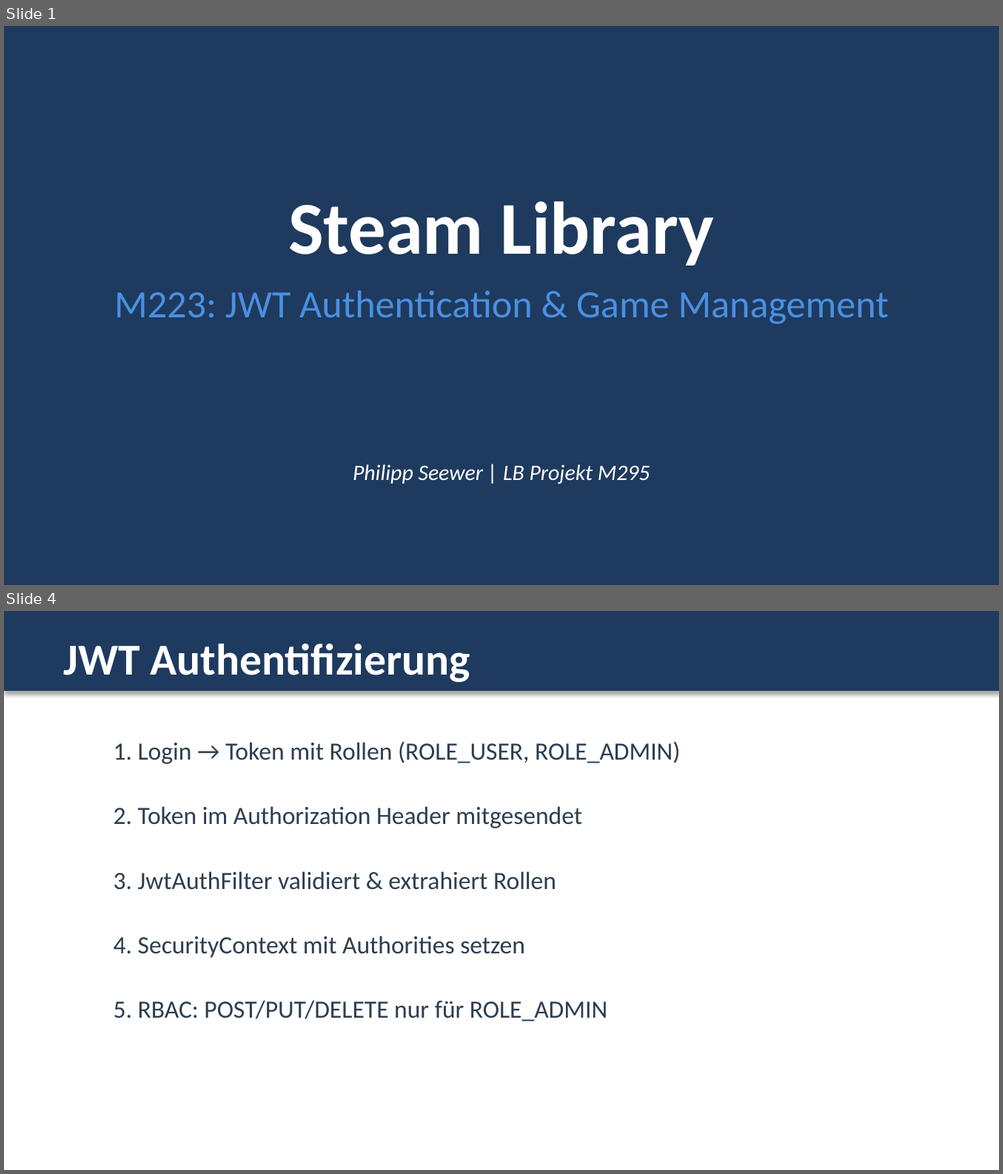
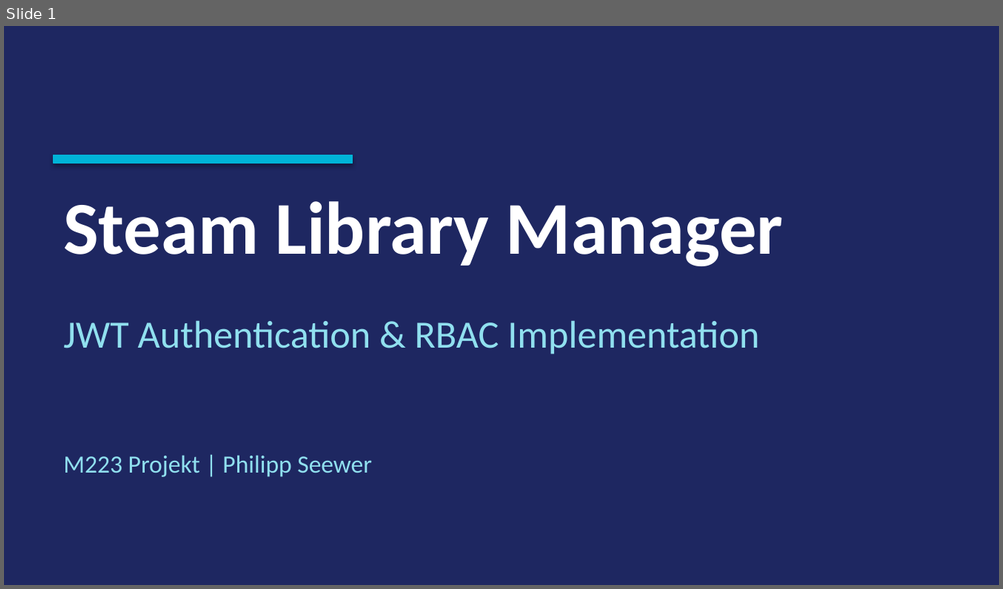
Before and after one commit to Pipo0911/LB-Projekt-M223_Philipp-Seewer, a slide deck: M223_Presentation.pptx. Shown one above the other, each under a label of ours: slides 1 and 4 before the commit, slide 1 after it; the slides between them are not shown. The pictures are 1003x1174 and 1003x589 pixels, drawn with LibreOffice and Linux fonts; fonts in the diff are those of the drawing. Boxes give left, top, right and bottom in pixels: in the first picture for what was removed or moved away, otherwise in the second. Text is boxed around its words. In the diff, an @@ line names an element or a change of style, - is before the commit and + after.

```diff
--- a/M223_Presentation.pptx
+++ b/M223_Presentation.pptx
@@ slide 4 removed at [4, 611, 999, 1170], background #FFFFFF @@
@@ rectangle removed at [4, 611, 999, 691] @@
@@ text removed at [63, 644, 470, 682] @@
-JWT Authentifizierung
@@ text removed at [114, 741, 680, 764] @@
-1. Login → Token mit Rollen (ROLE_USER, ROLE_ADMIN)
@@ text removed at [114, 806, 582, 829] @@
-2. Token im Authorization Header mitgesendet
@@ text removed at [114, 871, 556, 890] @@
-3. JwtAuthFilter validiert & extrahiert Rollen
@@ text removed at [114, 936, 525, 958] @@
-4. SecurityContext mit Authorities setzen
@@ text removed at [114, 1000, 607, 1022] @@
-5. RBAC: POST/PUT/DELETE nur für ROLE_ADMIN
@@ slide 1 changed as well @@
@@ background #1E3A5F to #1E2761 @@
@@ rectangle added at [54, 156, 352, 163], fill #00B4D8, outline #00B4D8 0.75 pt @@
@@ text at [63, 201, 783, 266]: text changed @@
-Steam Library
+Steam Library Manager
@@ text at [63, 321, 759, 355]: text changed; text colour #4A90E2 to #90E0EF @@
-M223: JWT Authentication & Game Management
+JWT Authentication & RBAC Implementation
@@ text at [63, 455, 372, 477]: text changed; size 16 to 18 pt; text colour #FFFFFF to #90E0EF; italic off @@
-Philipp Seewer | LB Projekt M295
+M223 Projekt | Philipp Seewer
```
Also in this commit, not shown: 3 other slides changed, 5 slides added, 3 other slides removed, 1 other file.
